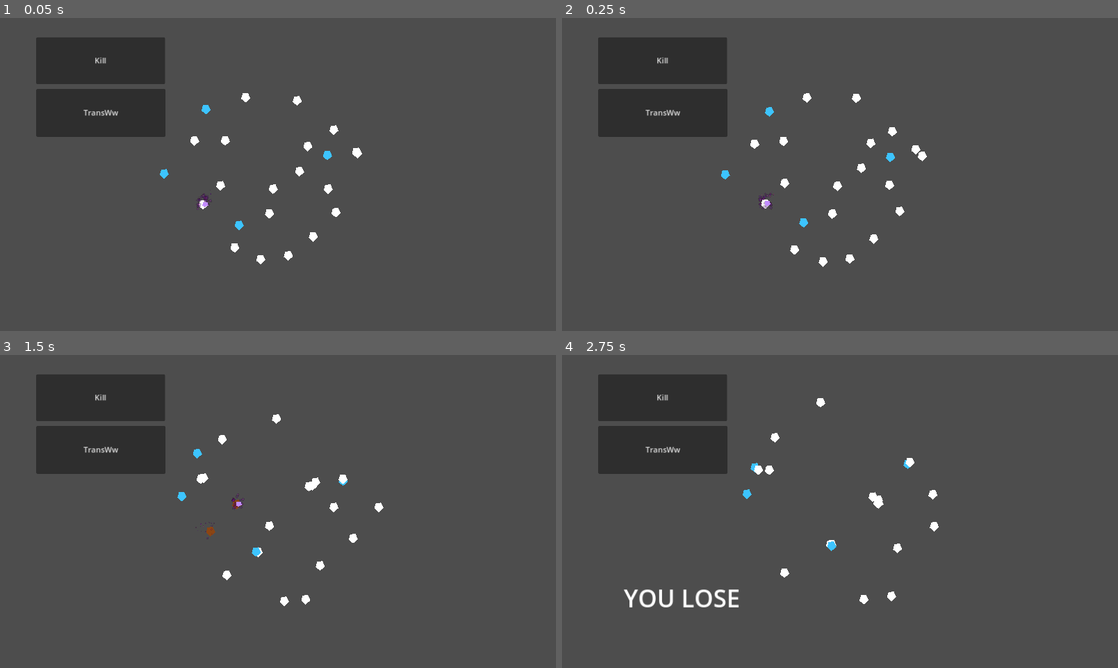
Above: before the commit, frames 1-4 (two rows, left to right).
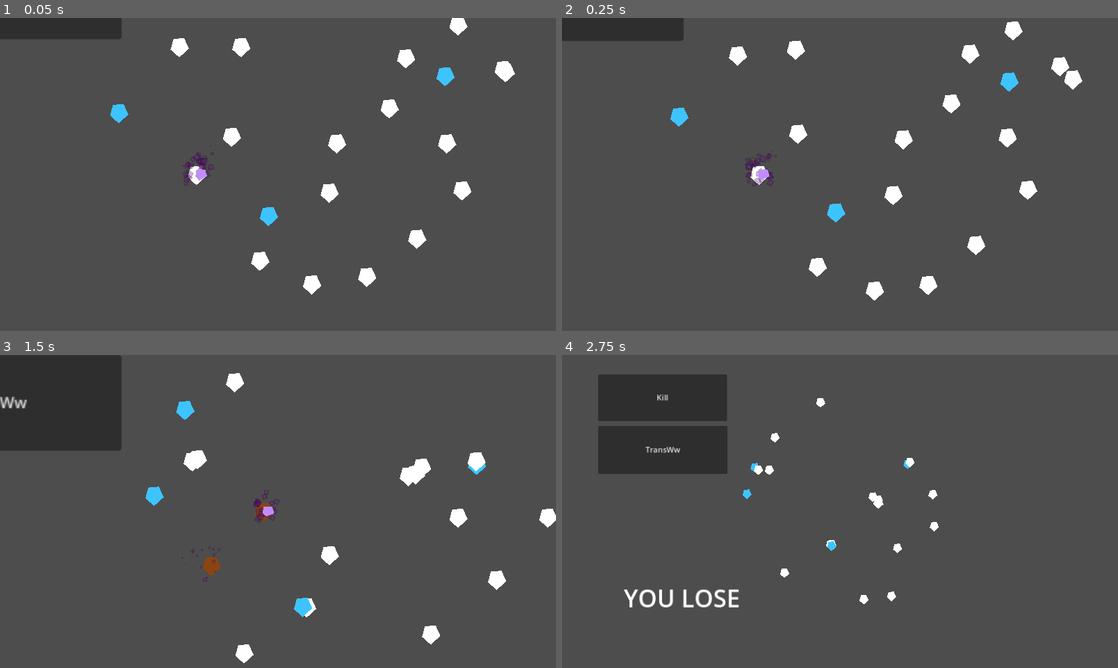
Above: after the commit, the same moments.

Repository: patator62180/Expelemalum
Game: Godot game, scene res://modules/world/world.tscn
Same seed, same stepped clock (60 frames per second), same inputs: the game is played once before the commit and once after it. The engine's default icon, where the game draws it, is replaced by a stand-in: a white triangle on a blue panel in a dark square. Sound files missing from this copy of the repository are replaced by a short silence.
Inputs:
- Up to frame 1 (0.05 s): no input
- Up to frame 2 (0.25 s): no input
- Up to frame 3 (1.5 s): tap Enter at 0.5 s; hold Right (right) 0.53-1.28 s; tap Space (activate) at 0.6, 1.35 s; hold Down (down) from 1.28 s (still down)
- Up to frame 4 (2.75 s): release Down (down) at 2.03 s; hold Right (right) from 2.03 s (still down); tap Space (activate) at 2.1 s

The runs differ from the first frame. In frame 1, 11% of the frame differs, in the area x 0-93%, y 0-89%; in frame 2, 12%, in the area x 0-94%, y 0-91%; in frame 3, 9.6%; in frame 4, nothing differs.

Commit message:
camera on curse

Diff:
--- a/modules/curse/curse.tscn
+++ b/modules/curse/curse.tscn
@@ -33,6 +33,7 @@
 
 [node name="Curse" type="Node2D"]
 script = ExtResource("1_cbkdp")
+CURSE_RANGE = 300.0
 
 [node name="GPUParticles2D" type="GPUParticles2D" parent="."]
 amount = 50
@@ -52,7 +53,7 @@
 monitorable = false
 
 [node name="CollisionPolygon2D" type="CollisionPolygon2D" parent="Area2DUp"]
-polygon = PackedVector2Array(0, 0, -70, -70, 70, -70)
+polygon = PackedVector2Array(0, 0, -300, -300, 300, -300)
 
 [node name="Area2DDown" type="Area2D" parent="."]
 collision_layer = 0
@@ -60,7 +61,7 @@
 monitorable = false
 
 [node name="CollisionPolygon2D" type="CollisionPolygon2D" parent="Area2DDown"]
-polygon = PackedVector2Array(0, 0, 70, 70, -70, 70)
+polygon = PackedVector2Array(0, 0, 300, 300, -300, 300)
 
 [node name="Area2DLeft" type="Area2D" parent="."]
 collision_layer = 0
@@ -68,7 +69,7 @@
 monitorable = false
 
 [node name="CollisionPolygon2D" type="CollisionPolygon2D" parent="Area2DLeft"]
-polygon = PackedVector2Array(0, 0, -70, -70, -70, 70)
+polygon = PackedVector2Array(0, 0, -300, -300, -300, 300)
 
 [node name="Area2DRight" type="Area2D" parent="."]
 collision_layer = 0
@@ -76,6 +77,13 @@
 monitorable = false
 
 [node name="CollisionPolygon2D" type="CollisionPolygon2D" parent="Area2DRight"]
-polygon = PackedVector2Array(0, 0, 70, 70, 70, -70)
+polygon = PackedVector2Array(0, 0, 300, 300, 300, -300)
+
+[node name="Camera2D" type="Camera2D" parent="."]
+zoom = Vector2(2, 2)
+limit_left = 303
+limit_top = 69
+limit_right = 793
+limit_bottom = 559
 
 [connection signal="tree_exiting" from="." to="." method="_on_tree_exiting"]
